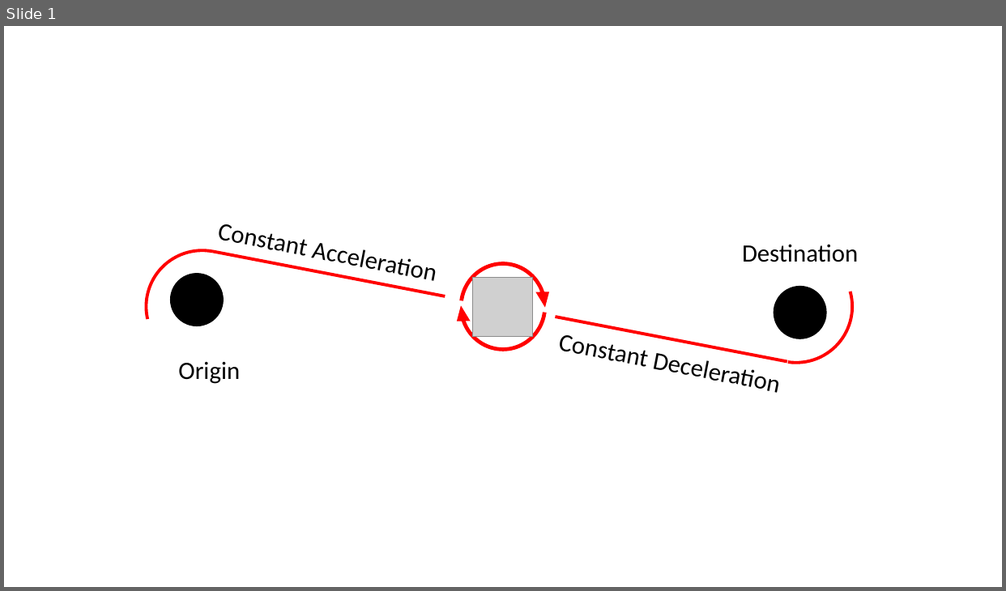
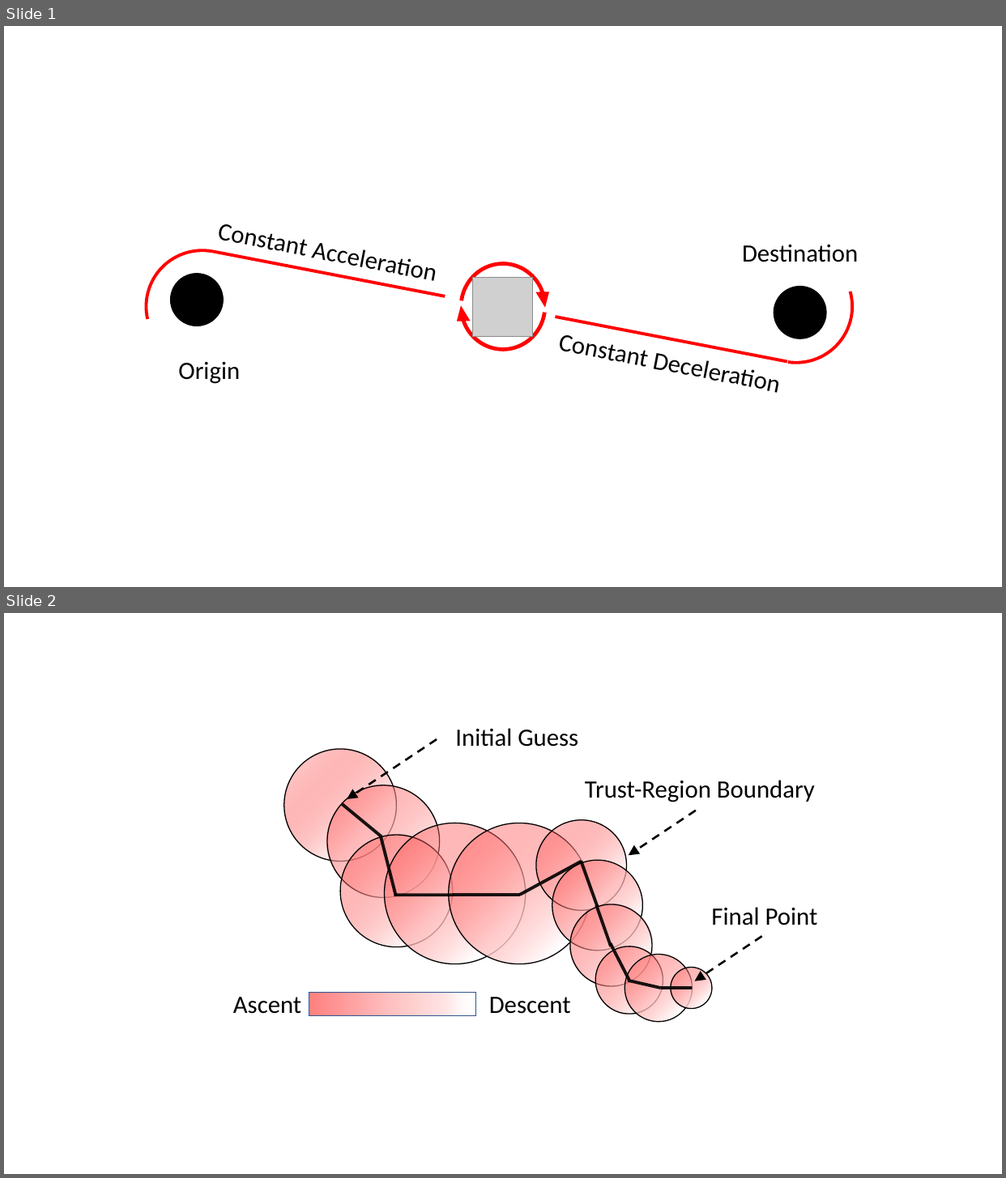
Before and after one commit to TigerHou2/ae504, a slide deck: Project/figures/Final_Project_Assets.pptx. Shown one above the other, each under a label of ours: slide 1 before the commit, slides 1 and 2 after it. The pictures are 1006x591 and 1006x1178 pixels, drawn with LibreOffice and Linux fonts; fonts in the diff are those of the drawing; grey boxes stand for pictures. Boxes give left, top, right and bottom in pixels: in the first picture for what was removed or moved away, otherwise in the second. Text is boxed around its words. In the diff, an @@ line names an element or a change of style, - is before the commit and + after.

Commit message:
finalized project details and created folder with properly commented code. finalized project report pdf

```diff
--- a/Project/figures/Final_Project_Assets.pptx
+++ b/Project/figures/Final_Project_Assets.pptx
@@ slide 2 added at [4, 613, 1002, 1174], background #FFFFFF @@
@@ text added at [455, 728, 578, 747], 24 pt, text #000000 @@
+Initial Guess
@@ ellipse added at [284, 749, 396, 862], fill gradient #FF0000 to #FFFFFF, outline #000000 1 pt @@
@@ arrow added from (437, 739) to (347, 799), #000000 2 pt dashed @@
@@ ellipse added at [305, 762, 462, 921], fill gradient #FF0000 to #FFFFFF, outline #000000 1 pt @@
@@ text added at [585, 780, 815, 803], 24 pt, text #000000 @@
+Trust-Region Boundary
@@ line added from (342, 804) to (382, 837), #000000 3 pt @@
@@ ellipse added at [422, 796, 617, 992], fill gradient #FF0000 to #FFFFFF, outline #000000 1 pt @@
@@ ellipse added at [327, 823, 465, 960], fill gradient #FF0000 to #FFFFFF, outline #000000 1 pt @@
@@ ellipse added at [368, 807, 542, 981], fill gradient #FF0000 to #FFFFFF, outline #000000 1 pt @@
@@ ellipse added at [526, 811, 637, 920], fill gradient #FF0000 to #FFFFFF, outline #000000 1 pt @@
@@ arrow added from (696, 811) to (629, 855), #000000 2 pt dashed @@
@@ line added from (381, 837) to (396, 896), #000000 3 pt @@
@@ ellipse added at [543, 850, 652, 960], fill gradient #FF0000 to #FFFFFF, outline #000000 1 pt @@
@@ line added from (520, 895) to (582, 862), #000000 3 pt @@
@@ line added from (582, 862) to (598, 907), #000000 3 pt @@
@@ line added from (394, 895) to (454, 895), #000000 3 pt @@
@@ line added from (454, 895) to (520, 895), #000000 3 pt @@
@@ ellipse added at [561, 897, 660, 995], fill gradient #FF0000 to #FFFFFF, outline #000000 1 pt @@
@@ line added from (596, 905) to (612, 947), #000000 3 pt @@
@@ text added at [711, 907, 818, 926], 24 pt, text #000000 @@
+Final Point
@@ ellipse added at [586, 938, 672, 1024], fill gradient #FF0000 to #FFFFFF, outline #000000 1 pt @@
@@ ellipse added at [611, 940, 706, 1036], fill gradient #FF0000 to #FFFFFF, outline #000000 1 pt @@
@@ line added from (611, 944) to (629, 981), #000000 3 pt @@
@@ arrow added from (762, 936) to (695, 982), #000000 2 pt dashed @@
@@ ellipse added at [663, 960, 721, 1017], fill gradient #FF0000 to #FFFFFF, outline #000000 1 pt @@
@@ text added at [233, 997, 301, 1014], 24 pt, text #000000 @@
+Ascent
@@ rectangle added at [309, 993, 476, 1016], fill gradient #FF0000 to #FFFFFF, outline #325491 1 pt @@
@@ text added at [489, 997, 571, 1014], 24 pt, text #000000 @@
+Descent
@@ line added from (628, 981) to (661, 988), #000000 3 pt @@
@@ line added from (661, 988) to (692, 988), #000000 3 pt @@
```
Also in this commit, not shown: 1 slide removed, 16 other files.
